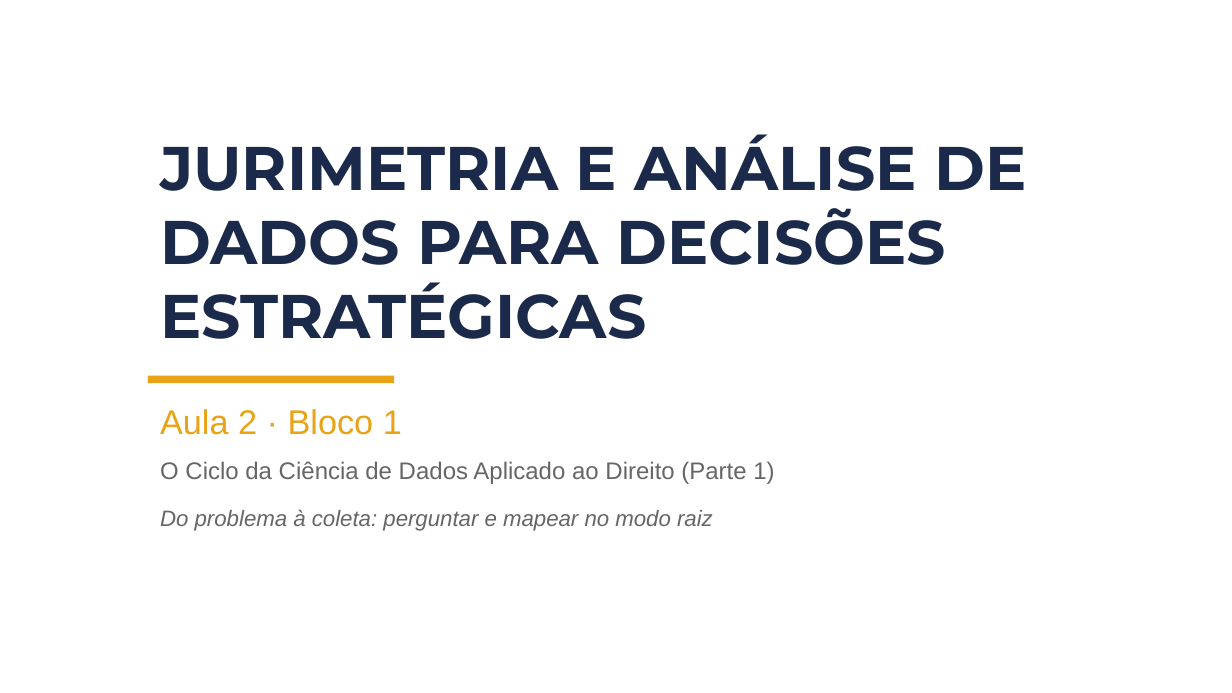
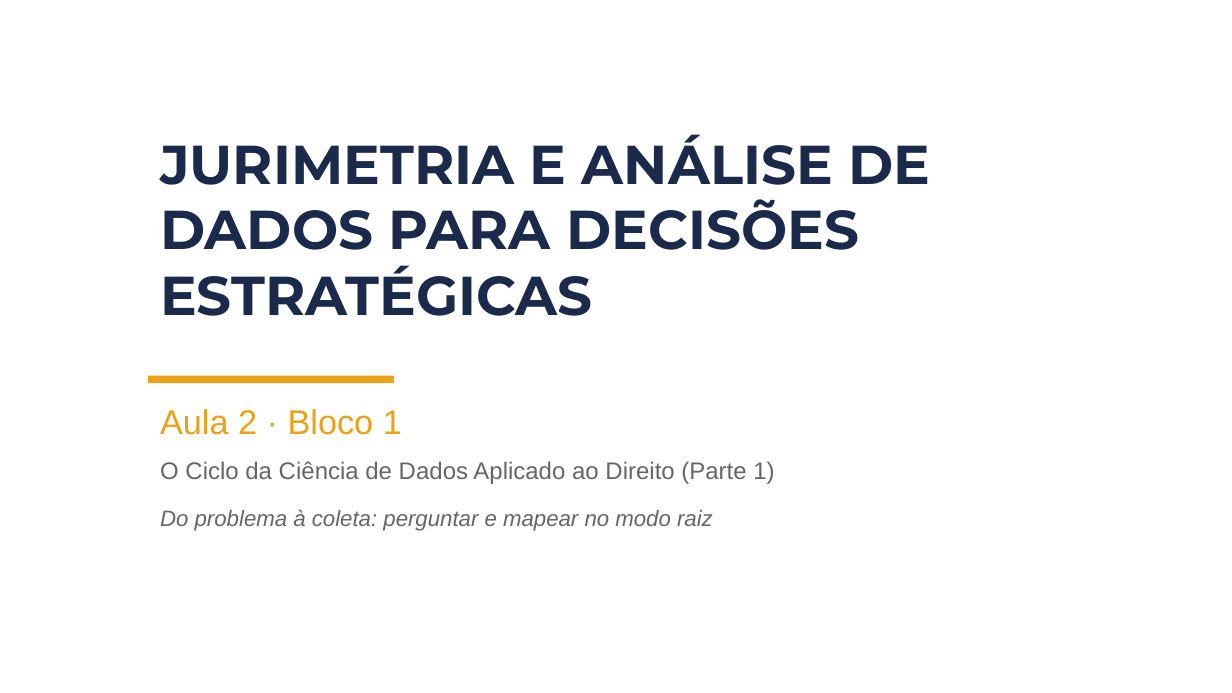
Before and after one commit to BrunoDaleffi/ibmec, a slide deck: slide 1 of aulas/aula_02/slides/aula2_bloco1_jurimetria.pptx. Drawn at 1232x693 pixels with LibreOffice and Linux fonts; fonts in the diff are those of the drawing; background and template pictures are left out. Boxes give left, top, right and bottom in pixels: in the first picture for what was removed or moved away, otherwise in the second. Text is boxed around its words. In the diff, an @@ line names an element or a change of style, - is before the commit and + after.

Commit message:
feat: enhance design guidelines and validation for slide presentations
Updated design-system.md and layout-canonical.md to clarify hard and soft limits for slide content areas, ensuring compliance with the canonical layout. Introduced a new script, check_useful_area.py, to validate slide dimensions before packaging. Adjusted build_aula2_bloco1.py to incorporate these changes, ensuring proper media swapping and layout consistency. Enhanced documentation on stylish design patterns and validation processes for improved clarity and usability.

```diff
--- a/aulas/aula_02/slides/aula2_bloco1_jurimetria.pptx
+++ b/aulas/aula_02/slides/aula2_bloco1_jurimetria.pptx
@@ text "JURIMETRIA E ANÁLISE DE DADOS ..." at (160,134,930,316): size 36 to 32 pt @@
```
Also in this commit, not shown: 8 other slides changed, 7 other files.
